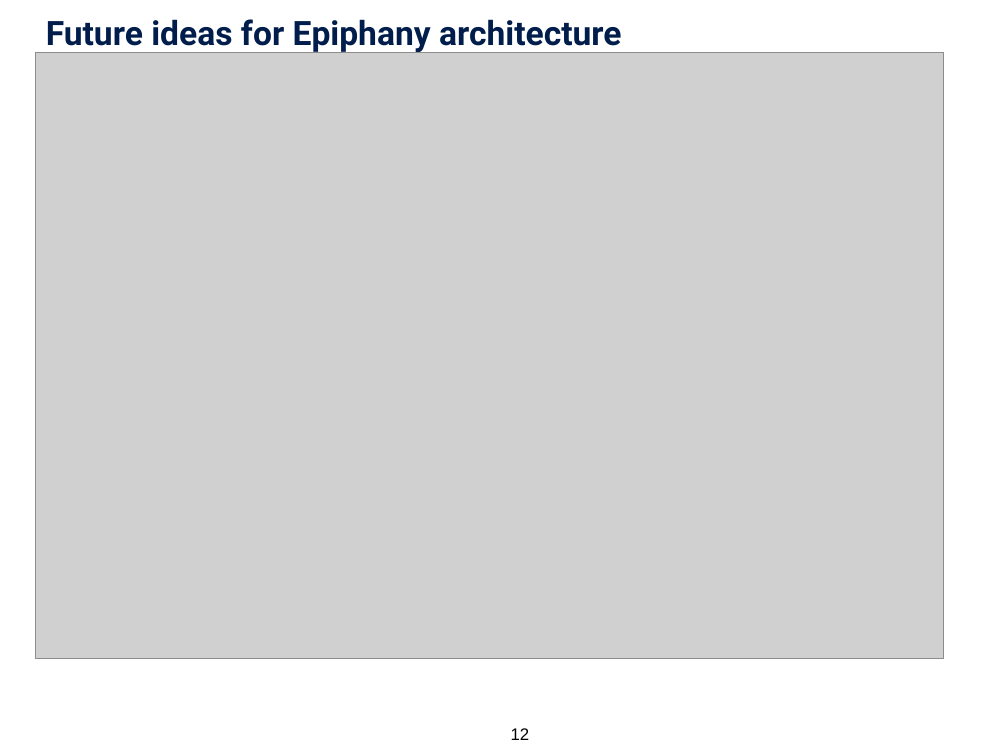
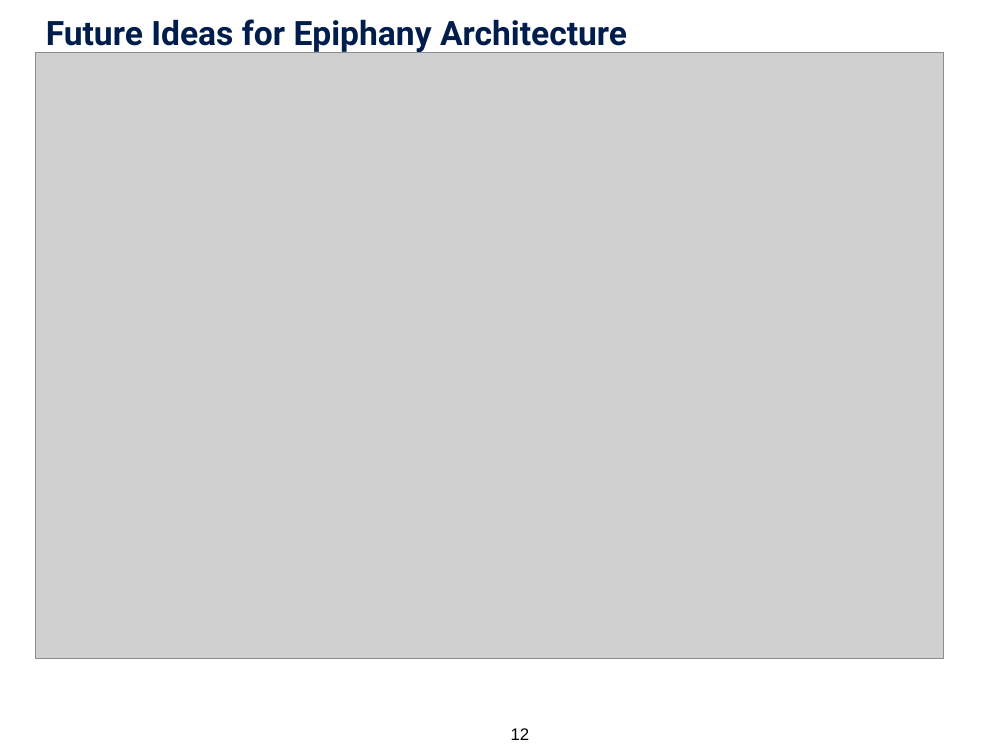
Before and after one commit to tobiashuste/parallella-hauptseminar, a slide deck: slide 12 of presentation/praesentation.pptx. Drawn at 1008x756 pixels with LibreOffice and Linux fonts; fonts in the diff are those of the drawing; grey boxes stand for pictures; background and template pictures are left out. Boxes give left, top, right and bottom in pixels: in the first picture for what was removed or moved away, otherwise in the second. Text is boxed around its words. In the diff, an @@ line names an element or a change of style, - is before the commit and + after.

```diff
--- a/presentation/praesentation.pptx
+++ b/presentation/praesentation.pptx
@@ title at (x1=46, y1=19, x2=627, y2=54): text changed @@
-Future ideas for Epiphany architecture
+Future Ideas for Epiphany Architecture
```
Also in this commit, not shown: 13 other slides changed, 4 slides added, 1 slide removed, 2 other files.
